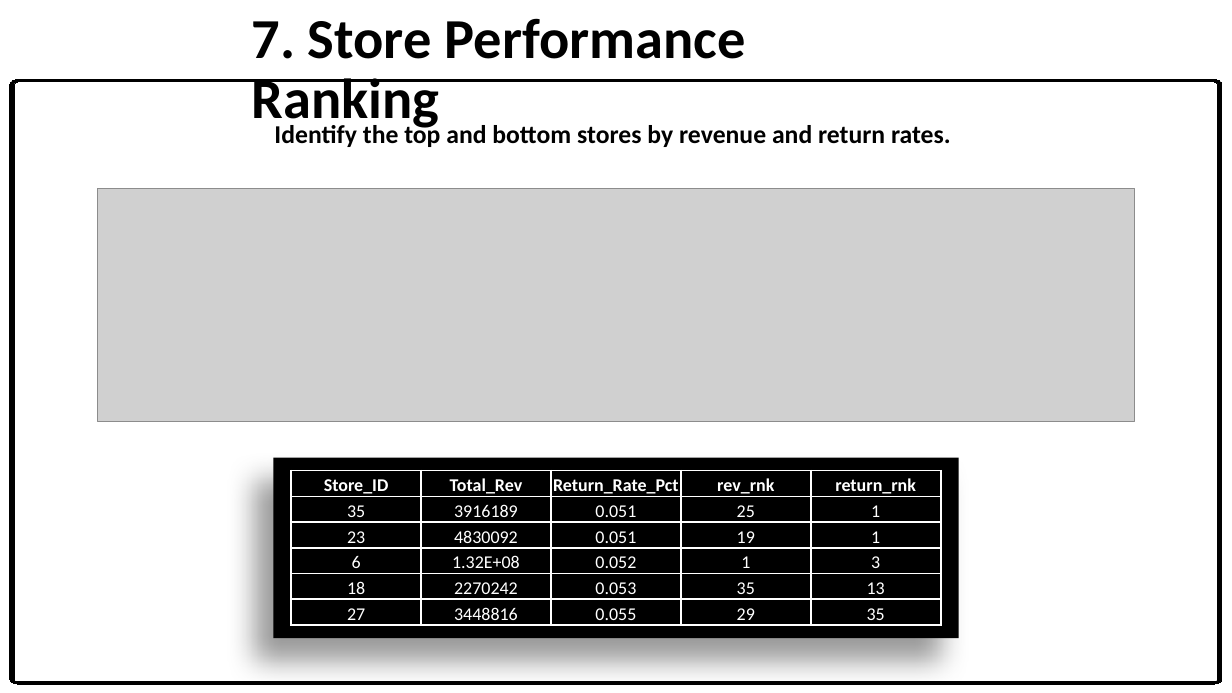
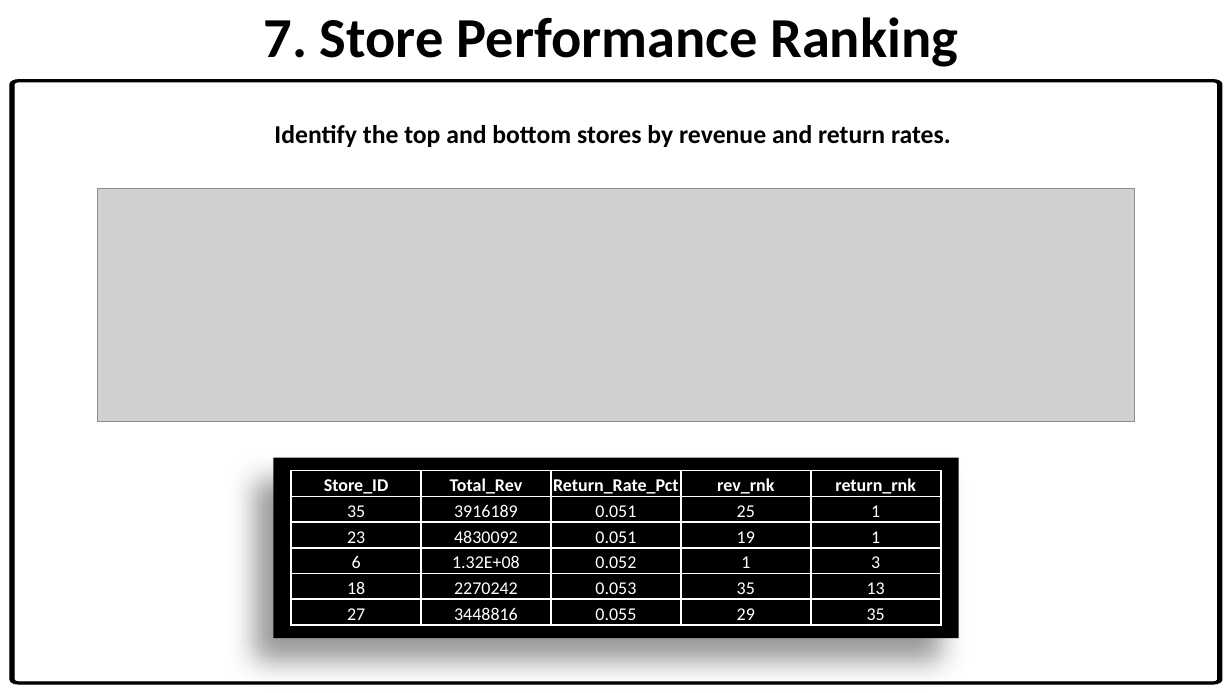
Before and after one commit to parvej1-7alam/WsCube-DAMP-ML-Capstone, a slide deck: slide 18 of Presentation/Capstone_PPT.pptx. Drawn at 1232x693 pixels with LibreOffice and Linux fonts; fonts in the diff are those of the drawing; grey boxes stand for pictures. Boxes give left, top, right and bottom in pixels: in the first picture for what was removed or moved away, otherwise in the second. Text is boxed around its words. In the diff, an @@ line names an element or a change of style, - is before the commit and + after.

```diff
--- a/Presentation/Capstone_PPT.pptx
+++ b/Presentation/Capstone_PPT.pptx
@@ text "7. Store Performance Ranking" rewrapped from (251,18,746,132) to (263,17,958,67) @@
```
Also in this commit, not shown: 34 other slides changed.
